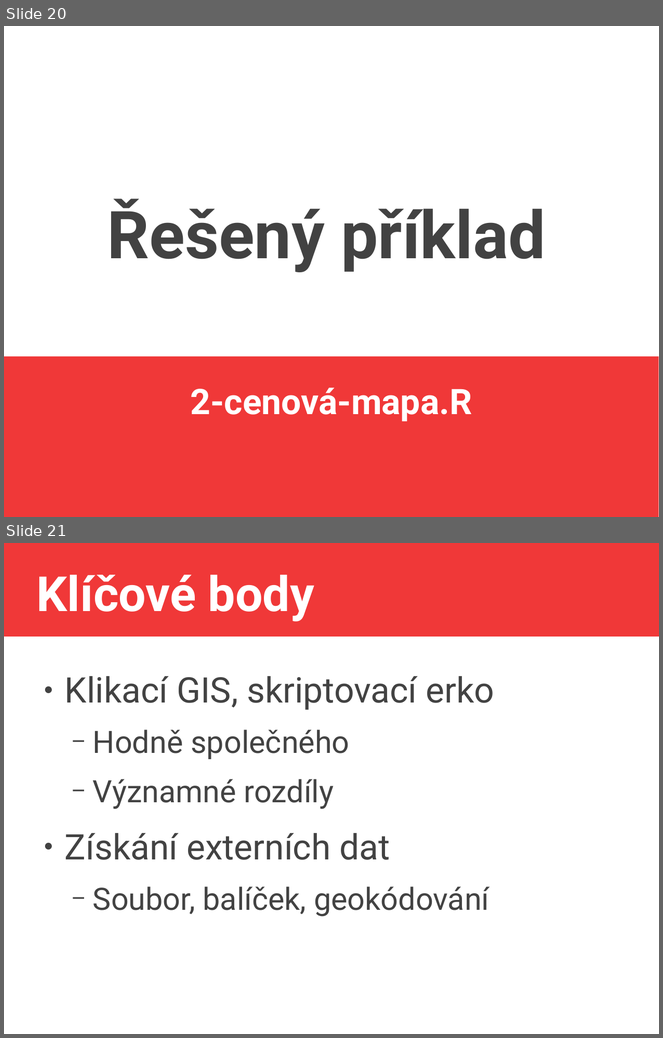
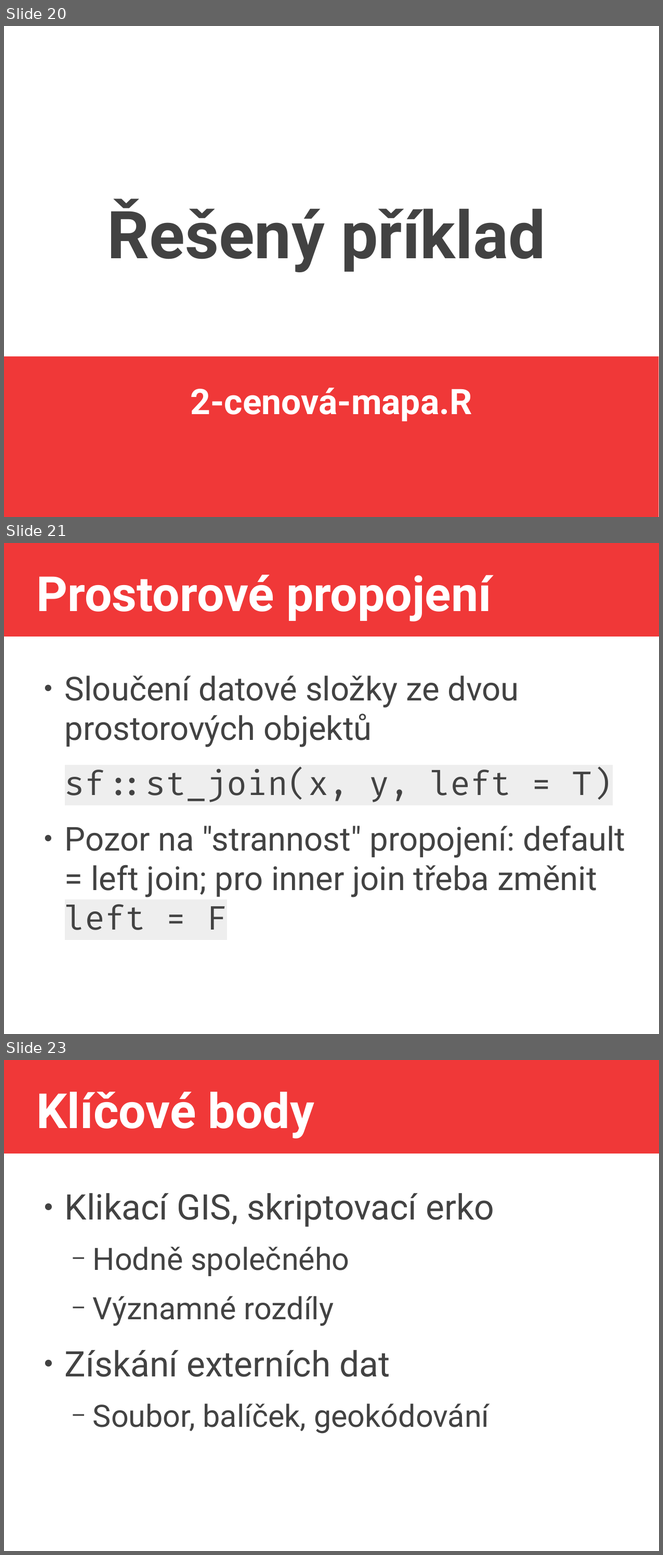
Before and after one commit to jlacko/4EK418, a slide deck: prez/2 - svět gisu svět erka.odp. Shown one above the other, each under a label of ours: slides 20 and 21 before the commit, slides 20, 21 and 23 after it; the slides between them are not shown. The pictures are 663x1038 and 663x1555 pixels, drawn with LibreOffice and Linux fonts; fonts in the diff are those of the drawing. Boxes give left, top, right and bottom in pixels: in the first picture for what was removed or moved away, otherwise in the second. Text is boxed around its words. In the diff, an @@ line names an element or a change of style, - is before the commit and + after.

```diff
--- a/prez/2 - svět gisu svět erka.odp
+++ b/prez/2 - svět gisu svět erka.odp
@@ slide 21 added at [4, 543, 659, 1034], background #FFFFFF; not listed: 1 template element that a slide beside it also shows @@
@@ title added at [37, 575, 492, 622], 58.7 pt, text #FFFFFF, bold @@
+Prostorové propojení
@@ text added at [65, 676, 626, 930], 40 pt, text #424242 @@
+● Sloučení datové složky ze dvou prostorových objektů
+sf::st_join(x, y, left = T)
+● Pozor na "strannost" propojení: default = left join; pro inner join třeba změnit left = F
@@ what was slide 21 is now slide 23 @@
```
Also in this commit, not shown: 1 slide changed, 1 other slide added, 7 other files.
